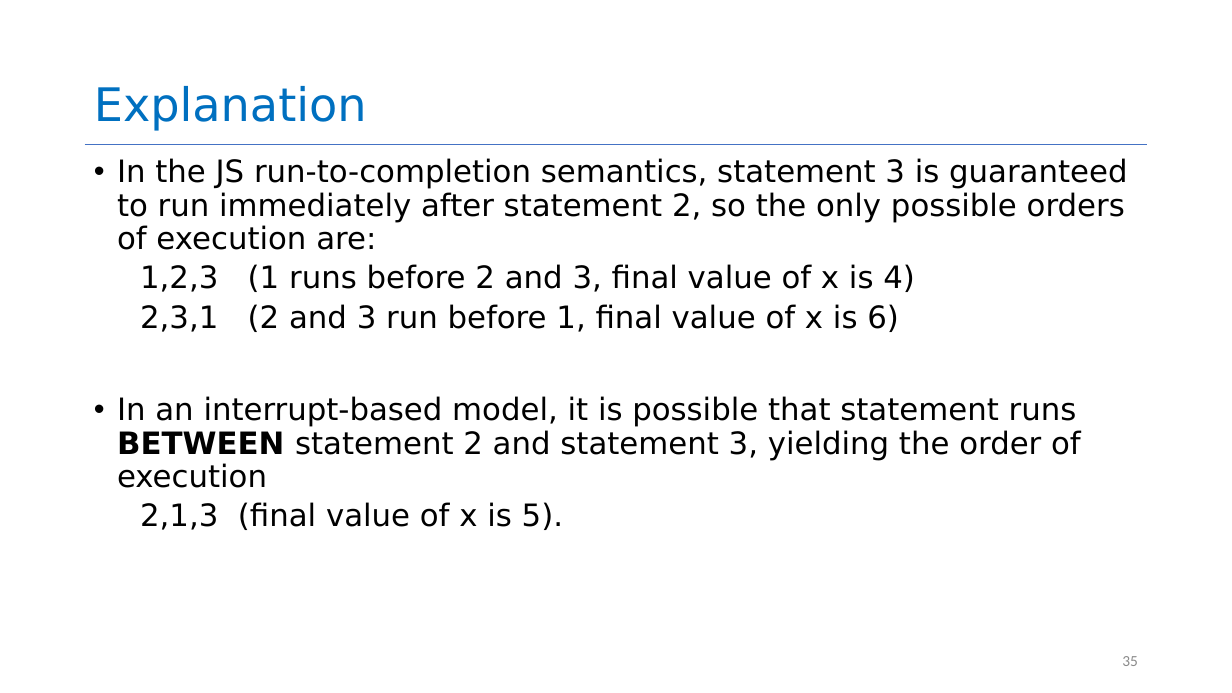
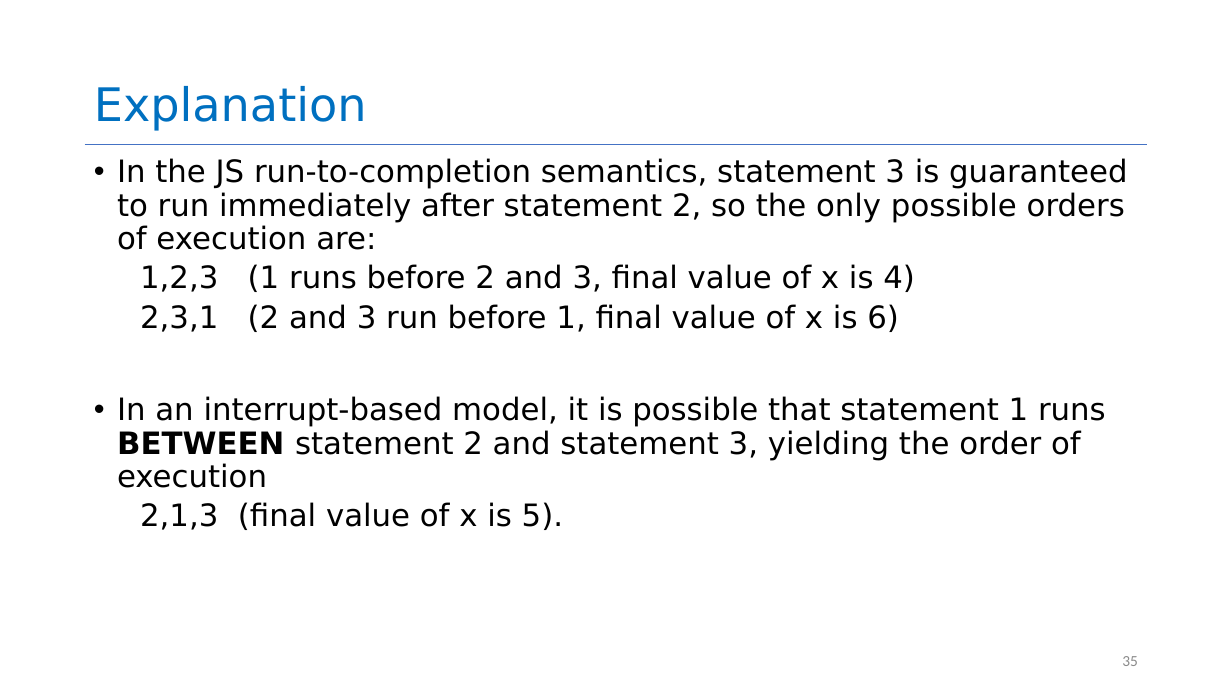
Before and after one commit to neu-se/CS4530-Fall-2022, a slide deck: slide 35 of Slides/Lecture 05 Concurrency Patterns in Typescript.pptx. Drawn at 1232x693 pixels with LibreOffice and Linux fonts; fonts in the diff are those of the drawing. Boxes give left, top, right and bottom in pixels: in the first picture for what was removed or moved away, otherwise in the second. Text is boxed around its words. In the diff, an @@ line names an element or a change of style, - is before the commit and + after.

Commit message:
tweaked Lecture 05

```diff
--- a/Slides/Lecture 05 Concurrency Patterns in Typescript.pptx
+++ b/Slides/Lecture 05 Concurrency Patterns in Typescript.pptx
@@ text at (x1=117, y1=396, x2=1106, y2=488): text changed @@
-• In an interrupt-based model, it is possible that statement runs BETWEEN statement 2 and statement 3, yielding the order of execution
+• In an interrupt-based model, it is possible that statement 1 runs BETWEEN statement 2 and statement 3, yielding the order of execution
```
Also in this commit, not shown: 2 other slides changed.
